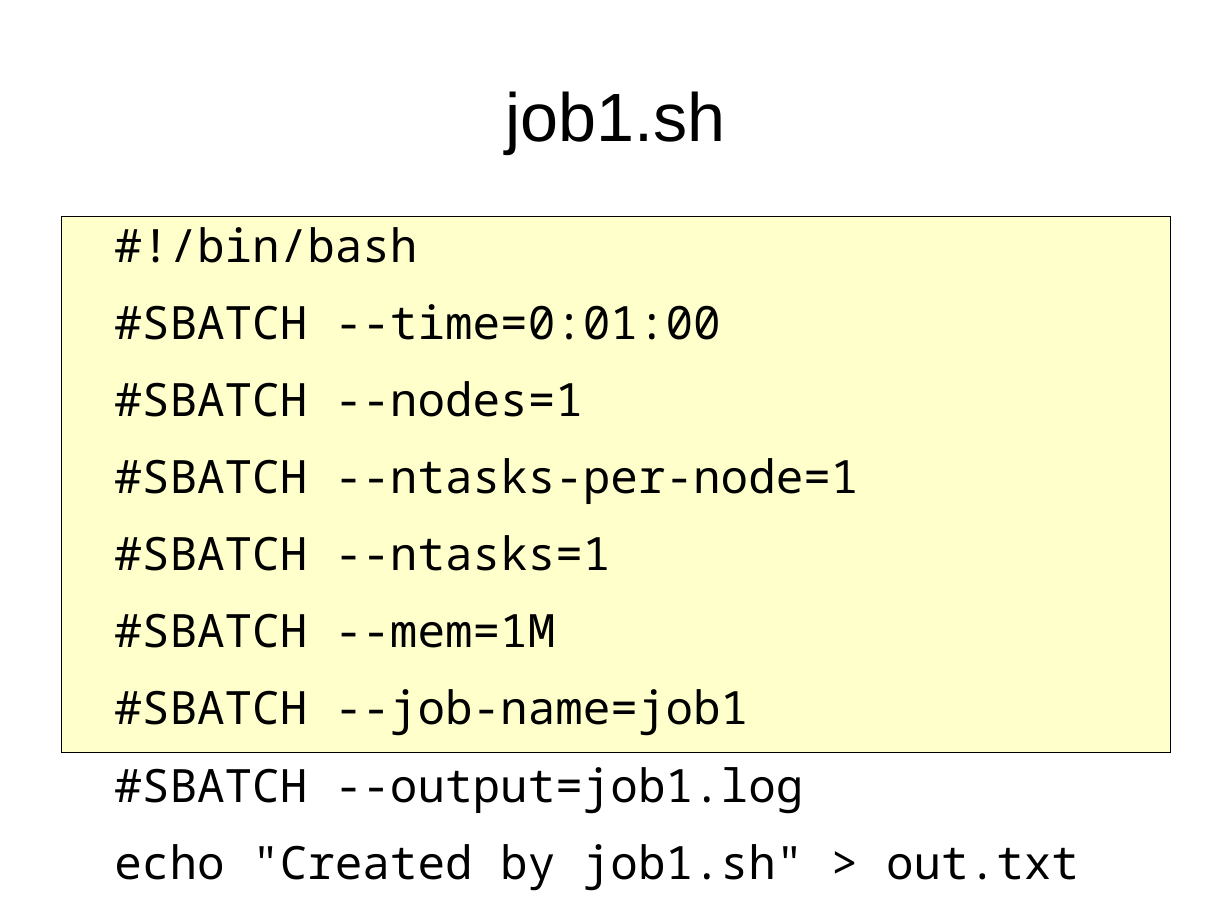
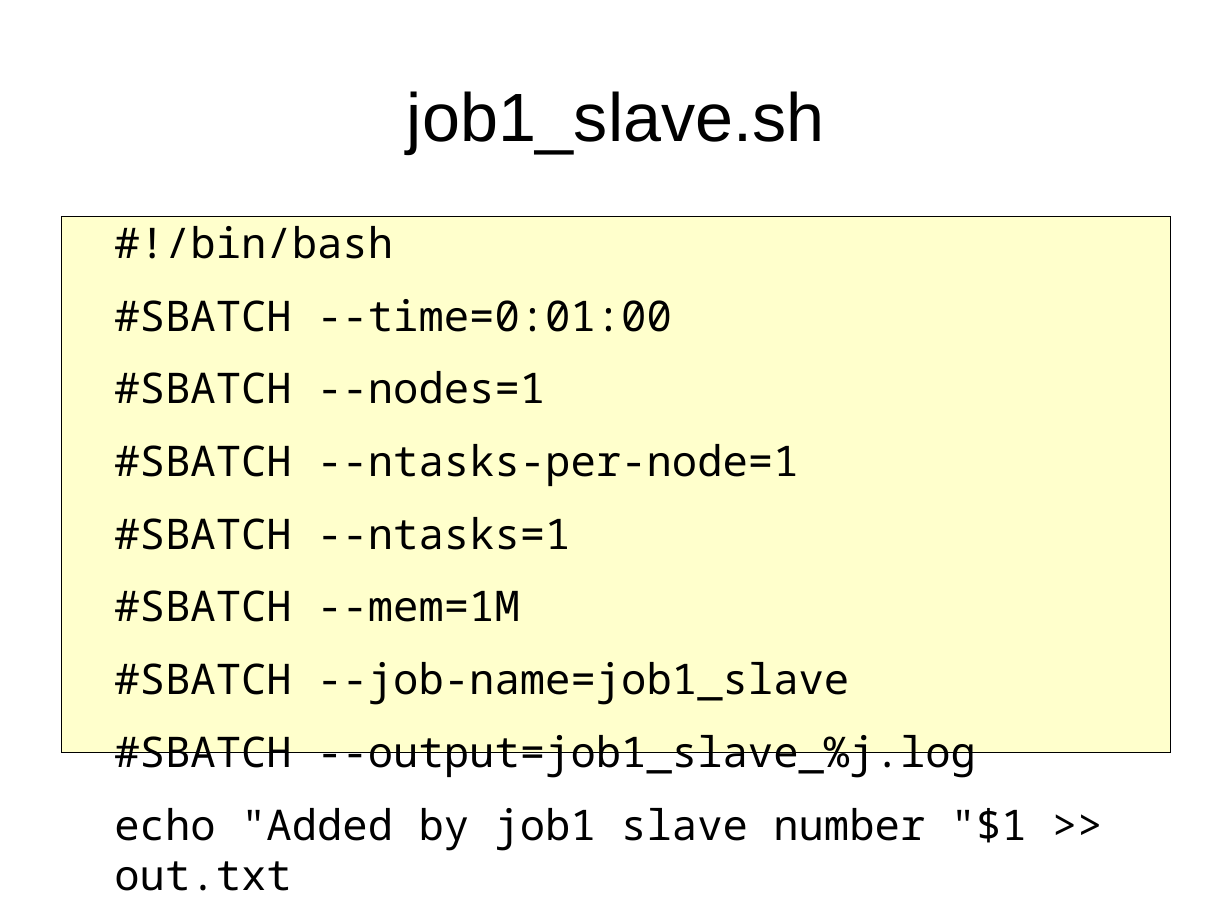
Before and after one commit to richelbilderbeek/peregrine, a slide deck: slide 20 of ParallelComputation.odp (slide 16 before the commit). Drawn at 1232x924 pixels with LibreOffice and Linux fonts; fonts in the diff are those of the drawing. Boxes give left, top, right and bottom in pixels: in the first picture for what was removed or moved away, otherwise in the second. Text is boxed around its words. In the diff, an @@ line names an element or a change of style, - is before the commit and + after.

```diff
--- a/ParallelComputation.odp
+++ b/ParallelComputation.odp
@@ title at (x1=407, y1=91, x2=824, y2=153): text changed @@
-job1.sh
+job1_slave.sh
@@ text at (x1=114, y1=226, x2=799, y2=622): size 29.6 to 27.2 pt in "#!/bin/bash", "#SBATCH --time=0:01:00", "#SBATCH --nodes=1", "#SBATCH --ntasks-per-node=1" and 2 more places @@
@@ text at (x1=114, y1=662, x2=1027, y2=891): text changed; size 29.6 to 27.2 pt @@
-#SBATCH --job-name=job1
-#SBATCH --output=job1.log
-echo "Created by job1.sh" > out.txt
+#SBATCH --job-name=job1_slave
+#SBATCH --output=job1_slave_%j.log
+echo "Added by job1 slave number "$1 >> out.txt
```
Also in this commit, not shown: 5 other slides changed, 5 slides added, 1 other file.
